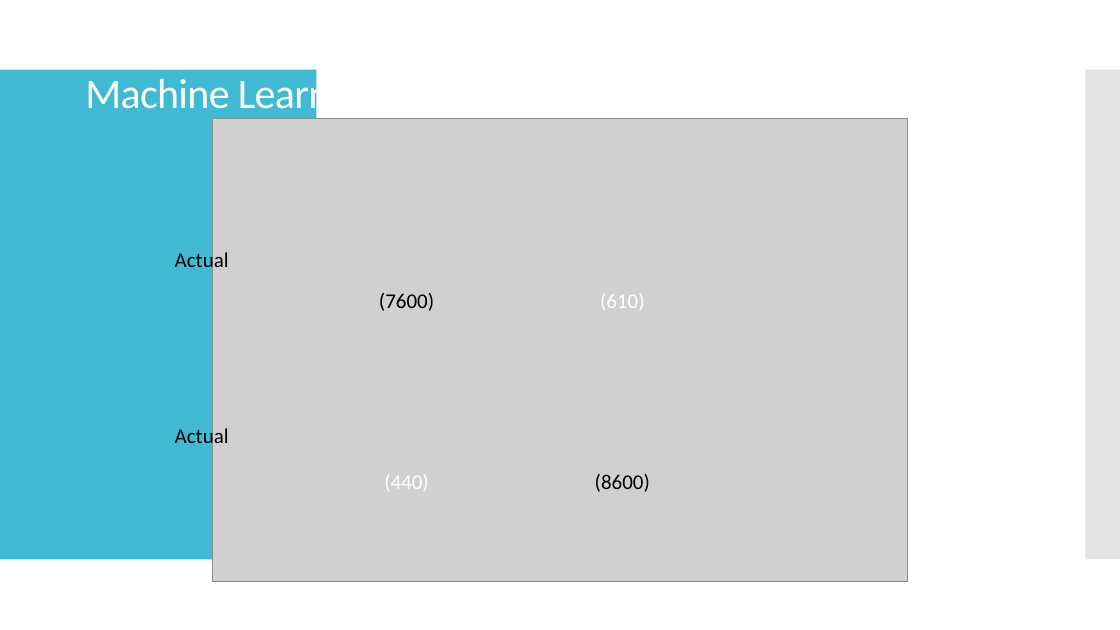
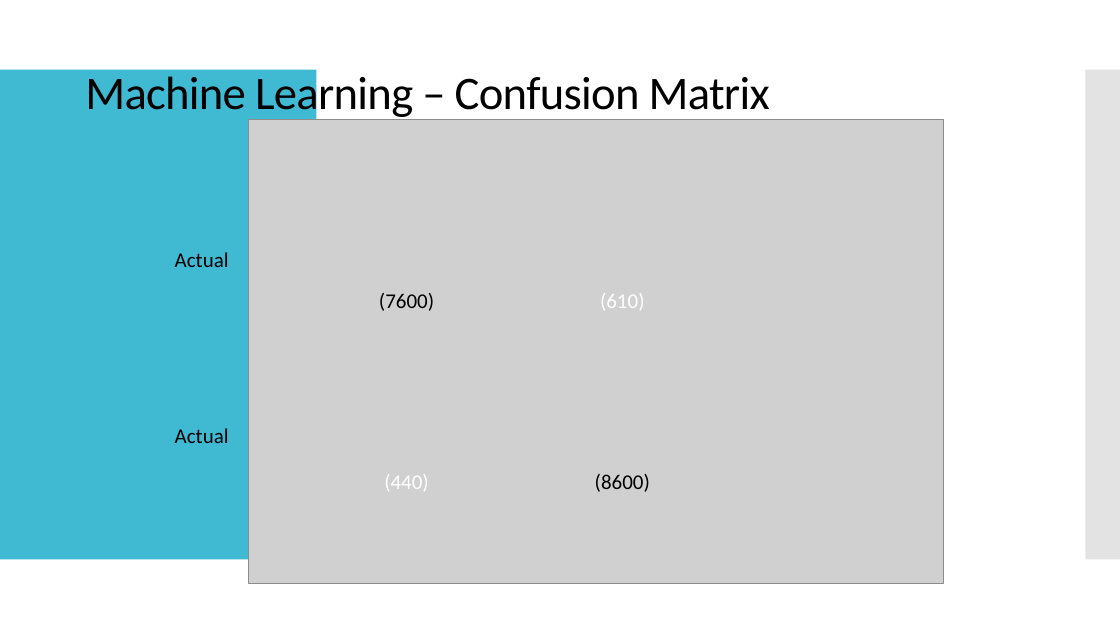
Before and after one commit to matthewbelevski/project-3, a slide deck: slide 7 of Project 3 - Final Presentation.pptx (slide 6 before the commit). Drawn at 1120x630 pixels with LibreOffice and Linux fonts; fonts in the diff are those of the drawing; grey boxes stand for pictures; background and template pictures are left out. Boxes give left, top, right and bottom in pixels: in the first picture for what was removed or moved away, otherwise in the second. Text is boxed around its words. In the diff, an @@ line names an element or a change of style, - is before the commit and + after.

```diff
--- a/Project 3 - Final Presentation.pptx
+++ b/Project 3 - Final Presentation.pptx
@@ title "Machine Learning – Confusion Matrix" at <box>85,70,770,121</box>: size 36 to 40 pt, text colour #FFFFFF to #000000 @@
@@ picture: place and size @@
-picture at <box>213,118,908,582</box>
+picture at <box>249,120,944,584</box>
```
Also in this commit, not shown: 9 other slides changed, 2 slides added, 1 slide removed, 4 other files.
